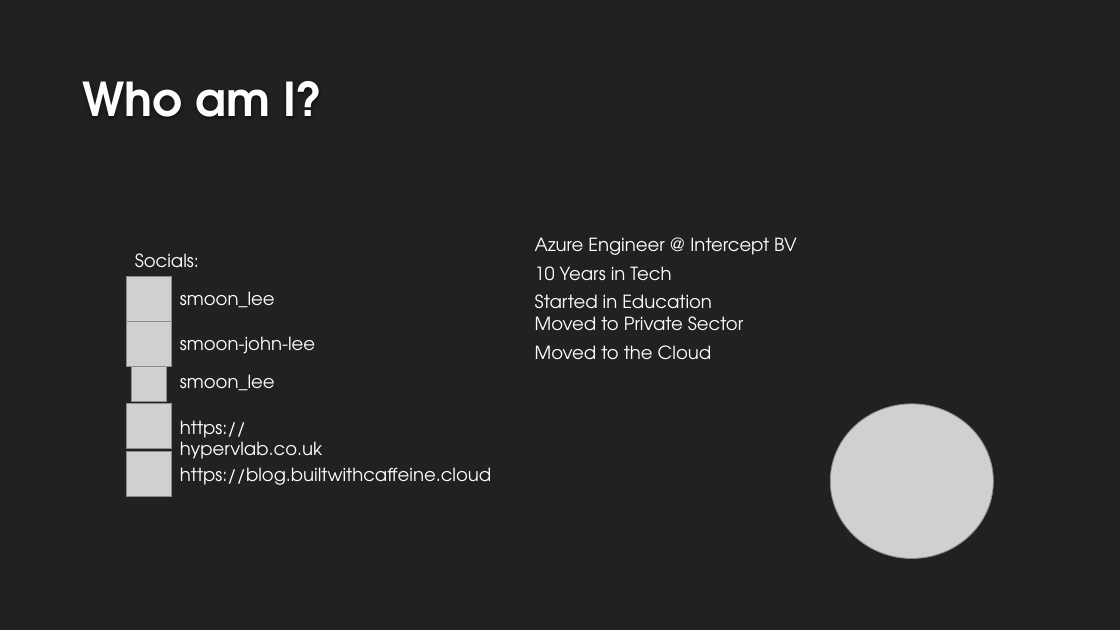
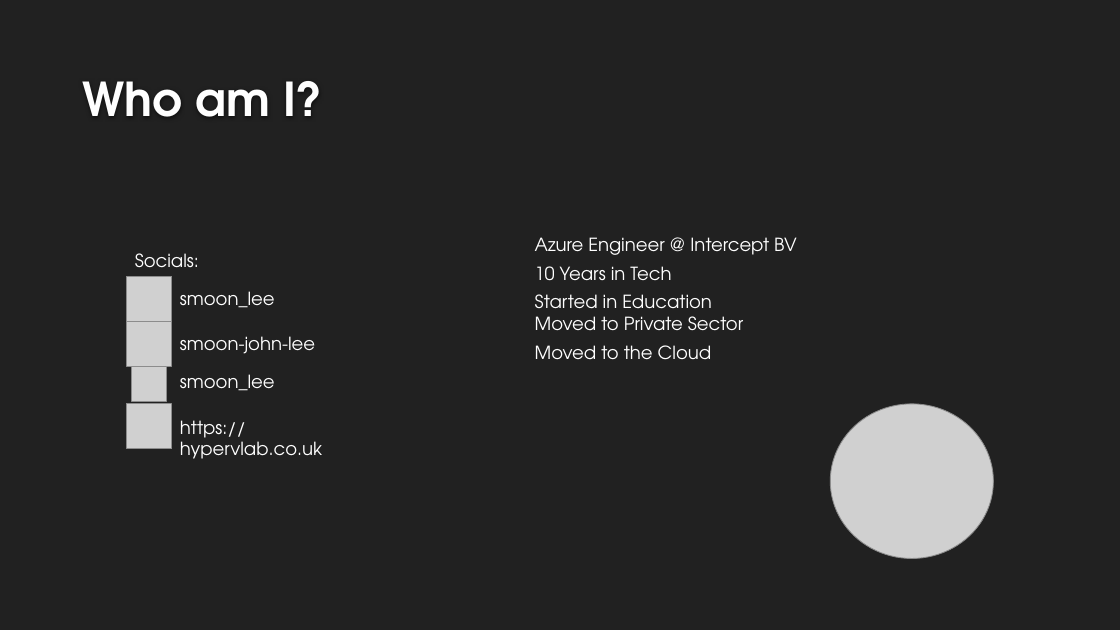
Before and after one commit to smoonlee/public-speaking-slide-decks, a slide deck: slide 2 of Getting_Started_With_Blogging/gettintg-started-with-blogging-slide-deck-v1-0.pptx. Drawn at 1120x630 pixels with LibreOffice and Linux fonts; fonts in the diff are those of the drawing; grey boxes stand for pictures; background and template pictures are left out. Boxes give left, top, right and bottom in pixels: in the first picture for what was removed or moved away, otherwise in the second. Text is boxed around its words. In the diff, an @@ line names an element or a change of style, - is before the commit and + after.

```diff
--- a/Getting_Started_With_Blogging/gettintg-started-with-blogging-slide-deck-v1-0.pptx
+++ b/Getting_Started_With_Blogging/gettintg-started-with-blogging-slide-deck-v1-0.pptx
@@ picture removed at [127, 452, 172, 497] @@
@@ text removed at [180, 467, 491, 485] @@
-https://blog.builtwithcaffeine.cloud
```
Also in this commit, not shown: 5 other slides changed, 2 other files.
